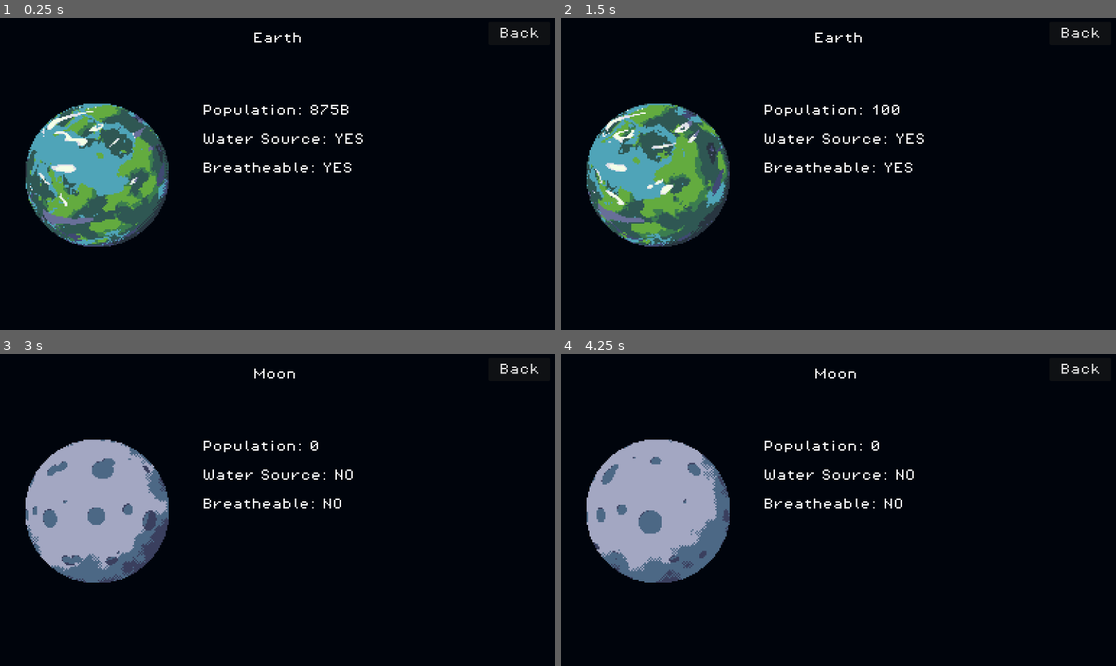
Above: before the commit, frames 1-4 (two rows, left to right).
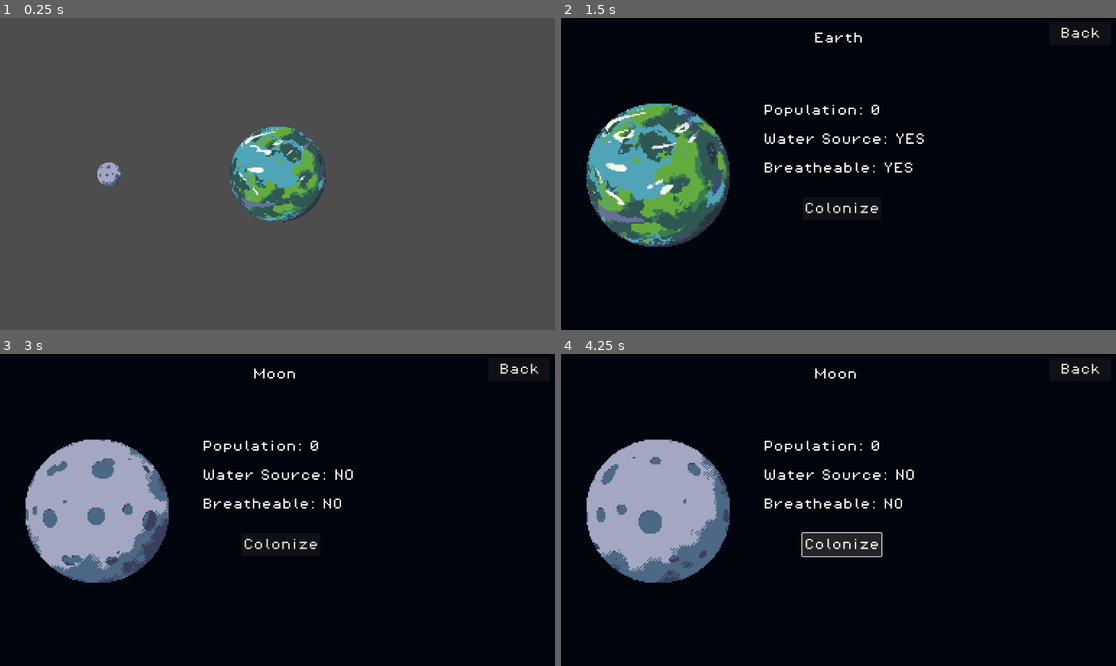
Above: after the commit, the same moments.

Repository: TimidBagel/refactored-octo-sniffle
Game: Godot game, scene res://scenes/sol.tscn
Two runs of this game, one before a commit and one after it. Both use one fixed random seed, a clock stepped at 60 frames per second and the inputs below.
Inputs (mouse positions are in pixels of both pictures, inside the frame that each line leads up to):
- Up to frame 1 (0.25 s): no input
- Up to frame 2 (1.5 s): click (1082, 33) at 0.5 s, where only the run before the commit has a clickable "Back"; move the mouse to (838, 174) at 1.27 s; click (838, 174) at 1.42 s
- Up to frame 3 (3 s): click "Back" at 2 s; move the mouse to (111, 510) at 2.77 s; click (111, 510) at 2.92 s
- Up to frame 4 (4.25 s): click (844, 544) at 3.5 s, where only the run after the commit has a clickable "Colonize"

The runs differ from the first frame. In frame 1, 100% of the frame differs, in the area x 0-100%, y 0-100%; in frame 2, 0.2%; in frame 3, 0.2%; in frame 4, 1.2%.

Commit message:
added a debug civilization add button

Diff:
--- a/Engine Files/scenes/UI.tscn
+++ b/Engine Files/scenes/UI.tscn
@@ -104,7 +104,7 @@
 grow_horizontal = 2
 grow_vertical = 0
 
-[node name="Button" type="Button" parent="Control/ColorRect"]
+[node name="BackButton" type="Button" parent="Control/ColorRect"]
 layout_mode = 0
 offset_left = 1014.0
 offset_top = 8.0
@@ -114,4 +114,15 @@
 theme_override_font_sizes/font_size = 24
 text = "Back"
 
-[connection signal="pressed" from="Control/ColorRect/Button" to="." method="_on_button_pressed"]
+[node name="ColonizeButton" type="Button" parent="Control/ColorRect"]
+layout_mode = 0
+offset_left = 501.0
+offset_top = 372.0
+offset_right = 629.0
+offset_bottom = 420.0
+theme_override_fonts/font = ExtResource("1_52pns")
+theme_override_font_sizes/font_size = 24
+text = "Colonize"
+
+[connection signal="pressed" from="Control/ColorRect/BackButton" to="." method="_on_back_button_pressed"]
+[connection signal="pressed" from="Control/ColorRect/ColonizeButton" to="." method="_on_add_civ_button_pressed"]
--- a/Engine Files/scenes/celestial_bodies/earth.tscn
+++ b/Engine Files/scenes/celestial_bodies/earth.tscn
@@ -1,8 +1,7 @@
-[gd_scene load_steps=5 format=3 uid="uid://bkphplfxjboho"]
+[gd_scene load_steps=4 format=3 uid="uid://bkphplfxjboho"]
 
 [ext_resource type="Script" path="res://scripts/planet.gd" id="1_035na"]
 [ext_resource type="SpriteFrames" uid="uid://bcnclk1m5p2l7" path="res://sprites/sprite_frames/earth.tres" id="2_k17es"]
-[ext_resource type="Script" path="res://scripts/ui_elements.gd" id="3_buoiy"]
 
 [sub_resource type="CircleShape2D" id="CircleShape2D_f7vay"]
 radius = 51.0098
@@ -21,21 +20,6 @@
 animation = &"rotate"
 autoplay = "rotate"
 
-[node name="Control" type="Control" parent="."]
-visible = false
-layout_mode = 3
-anchors_preset = 0
-offset_right = 40.0
-offset_bottom = 40.0
-
-[node name="ui_test" type="Label" parent="Control"]
-layout_mode = 0
-offset_left = 38.0
-offset_top = 49.0
-offset_right = 143.0
-offset_bottom = 72.0
-script = ExtResource("3_buoiy")
-
 [node name="ClickArea" type="Area2D" parent="."]
 
 [node name="CollisionShape2D" type="CollisionShape2D" parent="ClickArea"]
--- a/Engine Files/scenes/sol.tscn
+++ b/Engine Files/scenes/sol.tscn
@@ -16,3 +16,4 @@
 
 [node name="UI" parent="." instance=ExtResource("2_jtk3i")]
 unique_name_in_owner = true
+visible = false
--- a/Engine Files/scripts/planet.gd
+++ b/Engine Files/scripts/planet.gd
@@ -13,22 +13,20 @@
 @export var total_population : int
 @export var sprite_frames : SpriteFrames
 
-@onready var ui_element_name : ui_elements = get_node("Control/ui_test")
-
-var america = civilization.new("America", 1000, 100, 100, 100, 100, [], 100)
-
-func _ready() -> void:
-	ui_element_name.change_civilization(america)
-	print(ui_element_name)
-	add_civilization(america)
-
 func add_civilization(new) -> bool:
 	civilizations.append(new)
 	add_child(new)
 	return true
 
+var timer : float
+
 func _process(delta):
-	ui_element_name.change_text()
+	timer += delta
+	if timer >= 1:
+		var count : int
+		for civ in civilizations:
+			count += civ.population
+		total_population = count
 
 func _on_click_area_input_event(viewport, event, shape_idx):
 	if (event.is_pressed()):
--- a/Engine Files/scripts/ui.gd
+++ b/Engine Files/scripts/ui.gd
@@ -11,6 +11,7 @@
 var current_planet : planet
 
 func set_planet(planet_ : planet):
+	current_planet = planet_
 	planet_name.set_text(str(planet_.planet_name))
 	population_count.set_text("Population: " + str(planet_.total_population))
 	var water_bool
@@ -25,5 +26,17 @@
 	planet_image.play("rotate")
 
 
-func _on_button_pressed():
+func _on_back_button_pressed():
 	self.visible = false
+
+func _on_add_civ_button_pressed():
+	current_planet.add_civilization(civilization.new(
+		"America",
+		100000,
+		50000,
+		1000,
+		10000000,
+		10000000,
+		[],
+		10000
+	))
